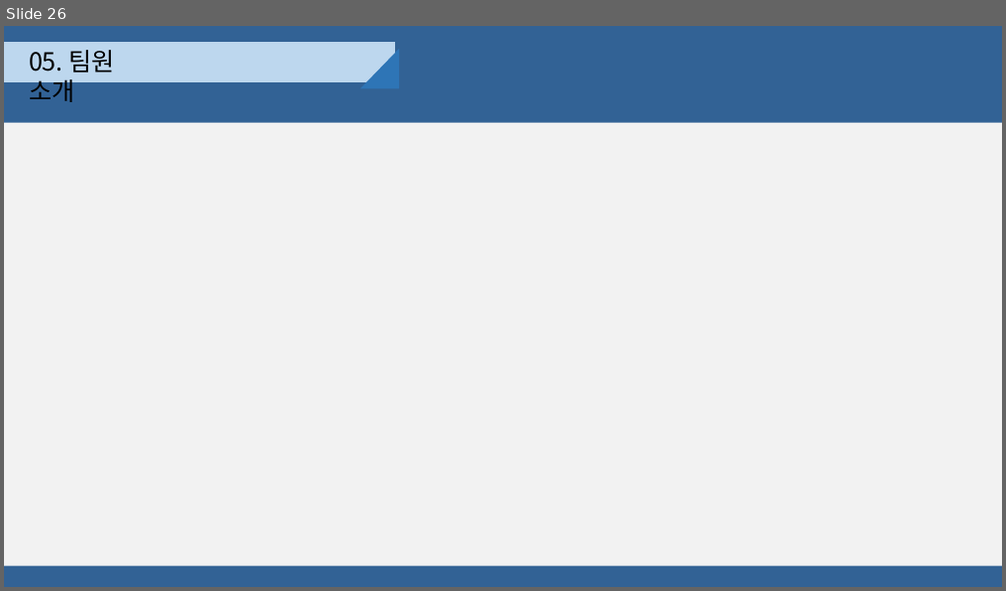
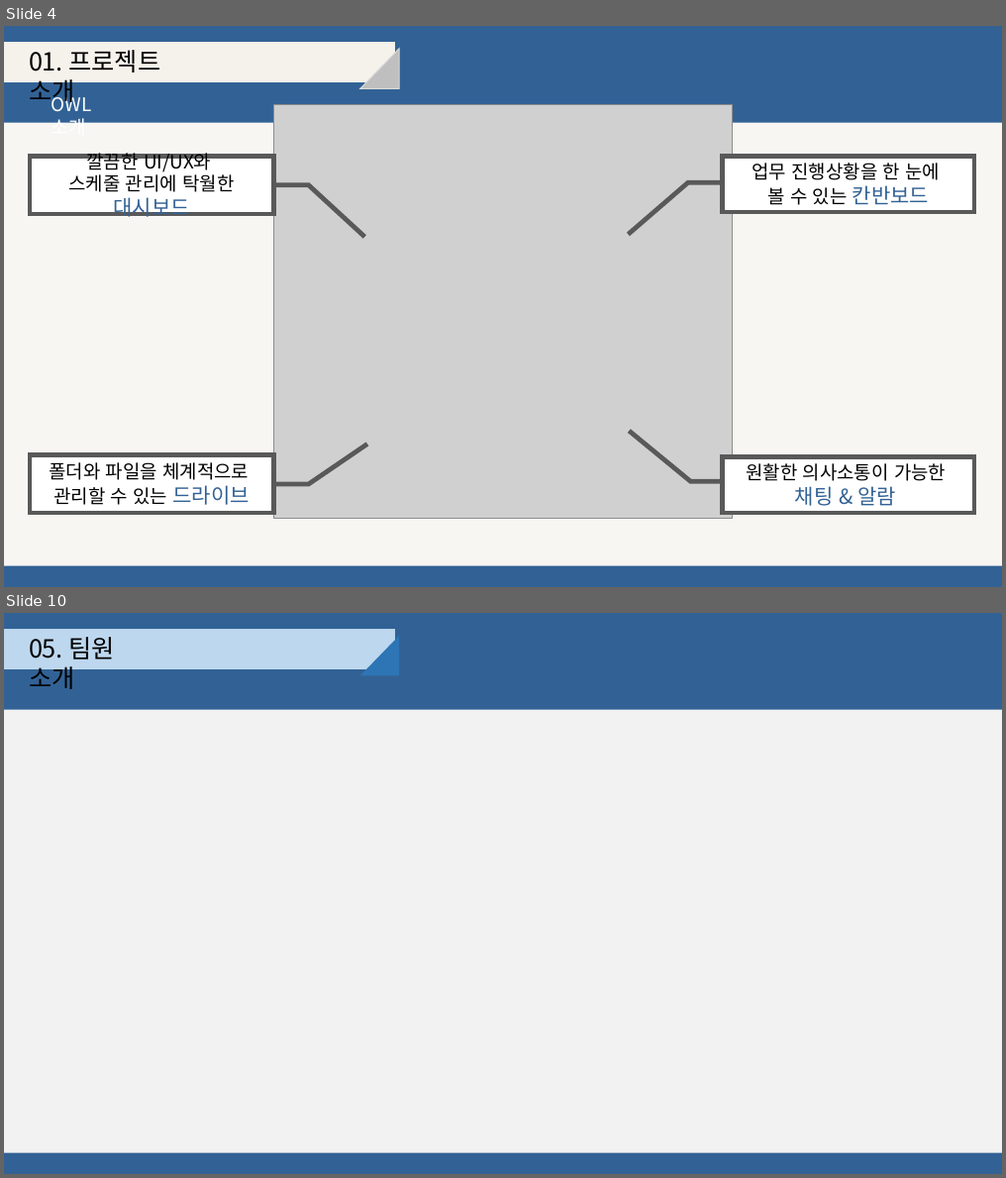
Before and after one commit to djyoon956/OWL_Refactoring, a slide deck: 4조/발표영상 및 PPT/OWL.pptx. Shown one above the other, each under a label of ours: slide 26 before the commit, slides 4 and 10 after it; the slides between them are not shown. The pictures are 1006x591 and 1006x1178 pixels, drawn with LibreOffice and Linux fonts; fonts in the diff are those of the drawing; grey boxes stand for pictures. Boxes give left, top, right and bottom in pixels: in the first picture for what was removed or moved away, otherwise in the second. Text is boxed around its words. In the diff, an @@ line names an element or a change of style, - is before the commit and + after.

```diff
--- a/4조/발표영상 및 PPT/OWL.pptx
+++ b/4조/발표영상 및 PPT/OWL.pptx
@@ slide 4 added at (4, 26, 1002, 587), background #326295 @@
@@ rectangle added at (4, 43, 394, 82), fill #F5F1EB, outline #F5F1EB 1 pt @@
@@ text added at (29, 50, 161, 107), 24 pt, text #000000 @@
+01. 프로젝트 소개
@@ right triangle added at (360, 49, 399, 89), fill #BFBFBF, outline #D9D9D9 1 pt @@
@@ text added at (52, 92, 92, 123), 18 pt, text #FFFFFF @@
+OWL 소개
@@ picture added at (273, 104, 733, 518) @@
@@ rectangle added at (4, 123, 1002, 567), fill #F8F6F2 @@
@@ border callout added at (30, 157, 273, 214), fill #FFFFFF, outline #595959 4.5 pt, 18 pt, text #000000 @@
+깔끔한 UI/UX와
+스케줄 관리에 탁월한 대시보드
@@ border callout added at (723, 157, 974, 212), fill #FFFFFF, outline #595959 4.5 pt, 18 pt, text #000000 @@
+업무 진행상황을 한 눈에
+볼 수 있는 칸반보드
@@ border callout added at (30, 455, 273, 513), fill #FFFFFF, outline #595959 4.5 pt, 18 pt, text #000000 @@
+폴더와 파일을 체계적으로
+관리할 수 있는 드라이브
@@ border callout added at (723, 458, 974, 513), fill #FFFFFF, outline #595959 4.5 pt, 18 pt, text #000000 @@
+원활한 의사소통이 가능한
+채팅 & 알람
@@ what was slide 26 is now slide 10 @@
```
Also in this commit, not shown: 11 slides changed, 2 other slides added, 6 slides removed.
